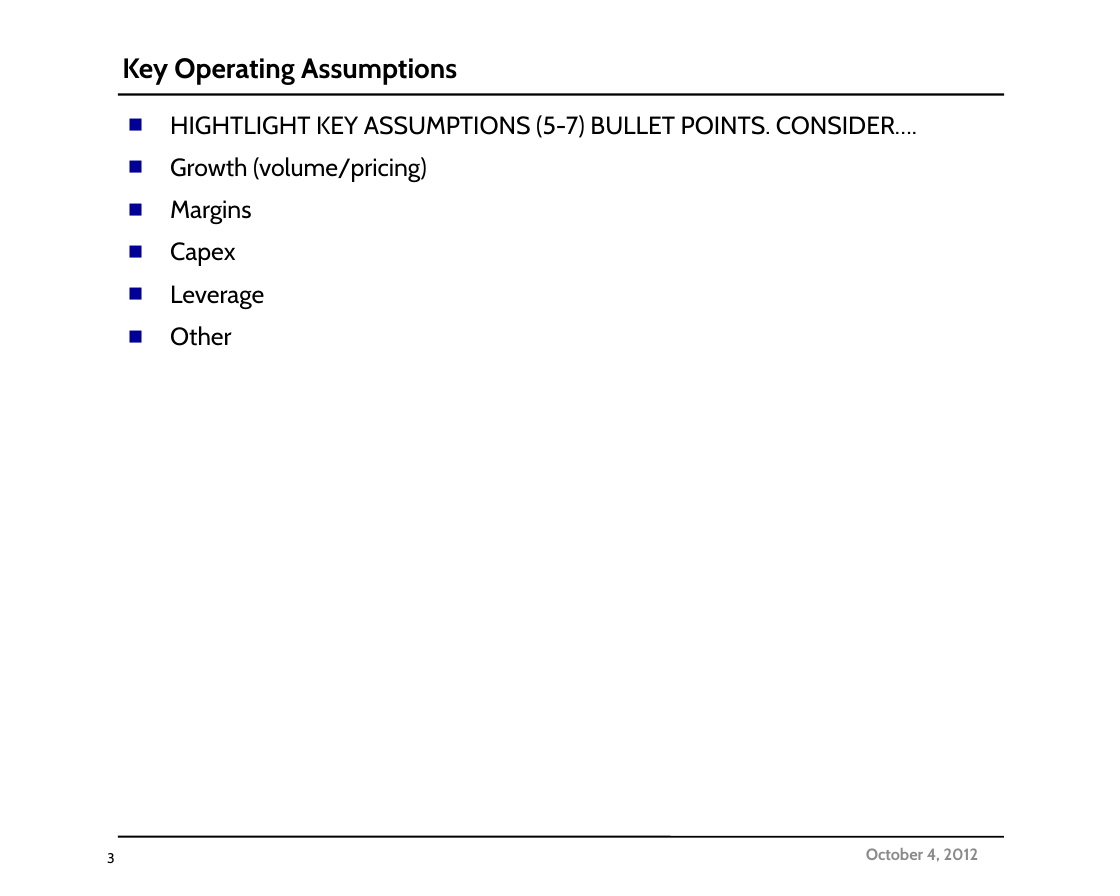
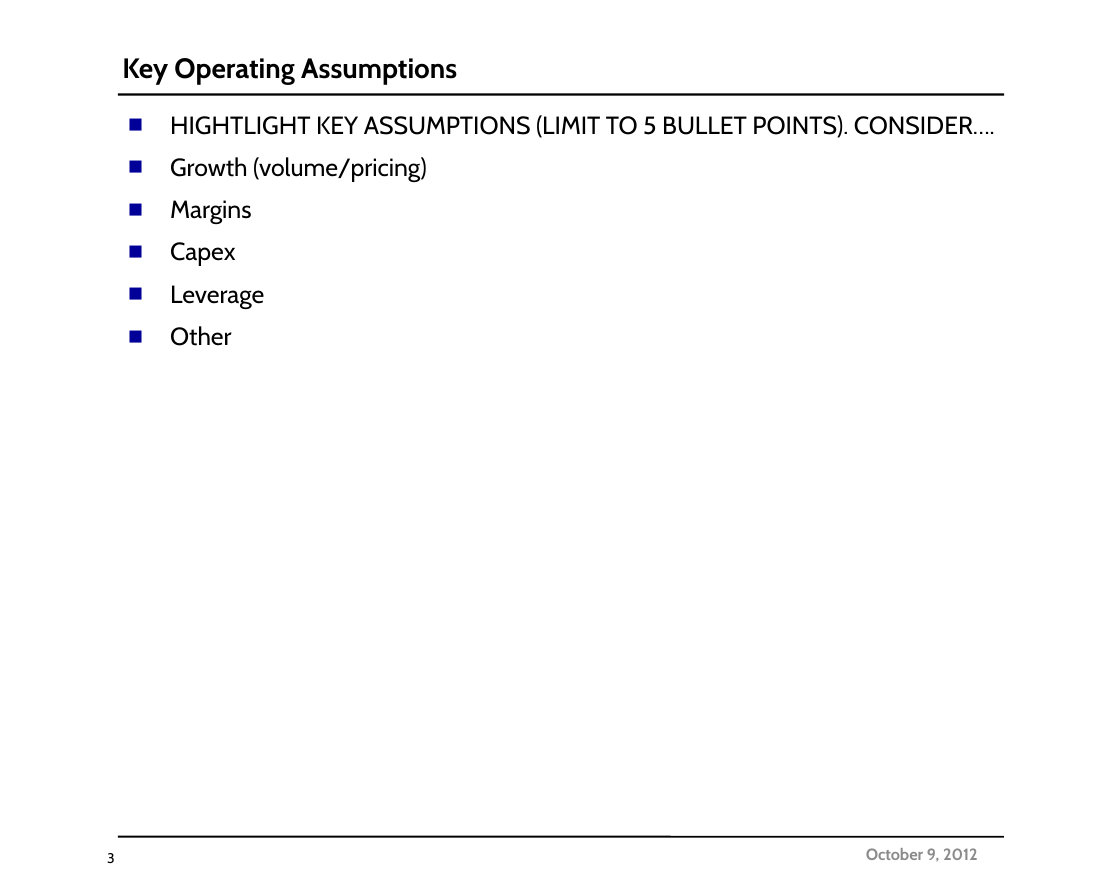
Before and after one commit to leewashmore/Greenfield, a slide deck: slide 3 of SourceCode/GreenField/GreenField.Web/Templates/ICPresentationTemplate.pptx. Drawn at 1120x896 pixels with LibreOffice and Linux fonts; fonts in the diff are those of the drawing; background and template pictures are left out. Boxes give left, top, right and bottom in pixels: in the first picture for what was removed or moved away, otherwise in the second. Text is boxed around its words. In the diff, an @@ line names an element or a change of style, - is before the commit and + after.

```diff
--- a/SourceCode/GreenField/GreenField.Web/Templates/ICPresentationTemplate.pptx
+++ b/SourceCode/GreenField/GreenField.Web/Templates/ICPresentationTemplate.pptx
@@ text at [170, 115, 995, 138]: text changed @@
-■ HIGHTLIGHT KEY ASSUMPTIONS (5-7) BULLET POINTS. CONSIDER….
+■ HIGHTLIGHT KEY ASSUMPTIONS (LIMIT TO 5 BULLET POINTS). CONSIDER….
@@ text at [866, 848, 978, 862]: text changed @@
-October 4, 2012
+October 9, 2012
```
Also in this commit, not shown: 4 other slides changed, 8 other files.
